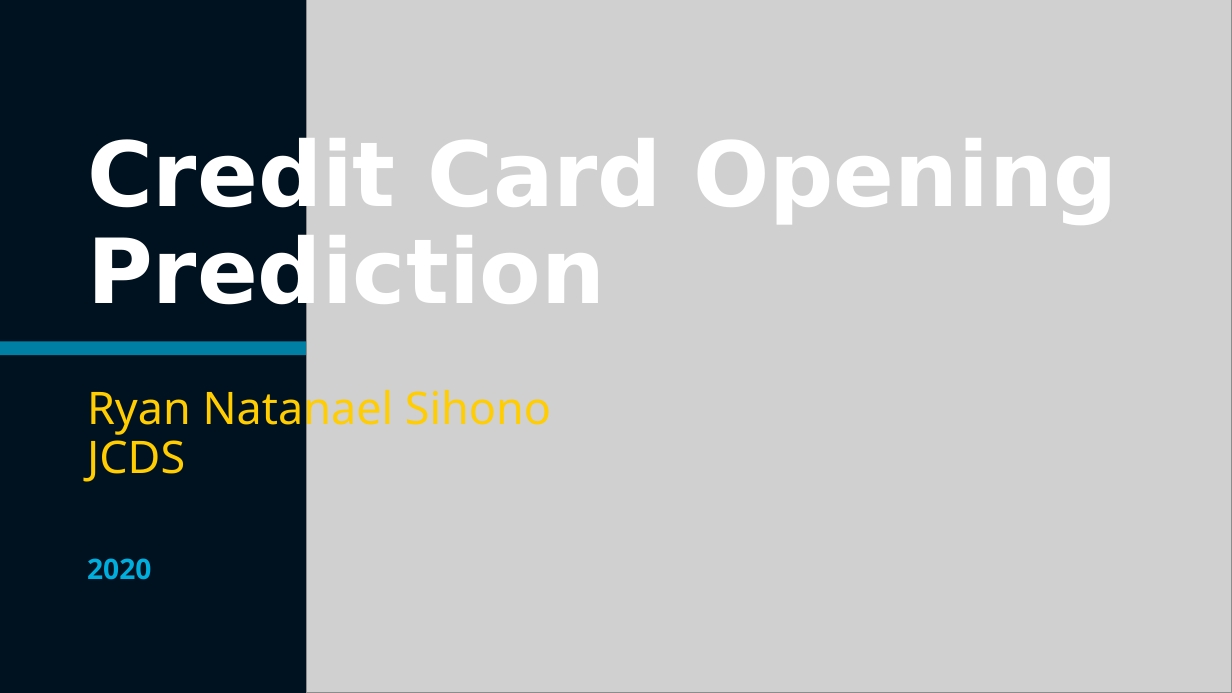
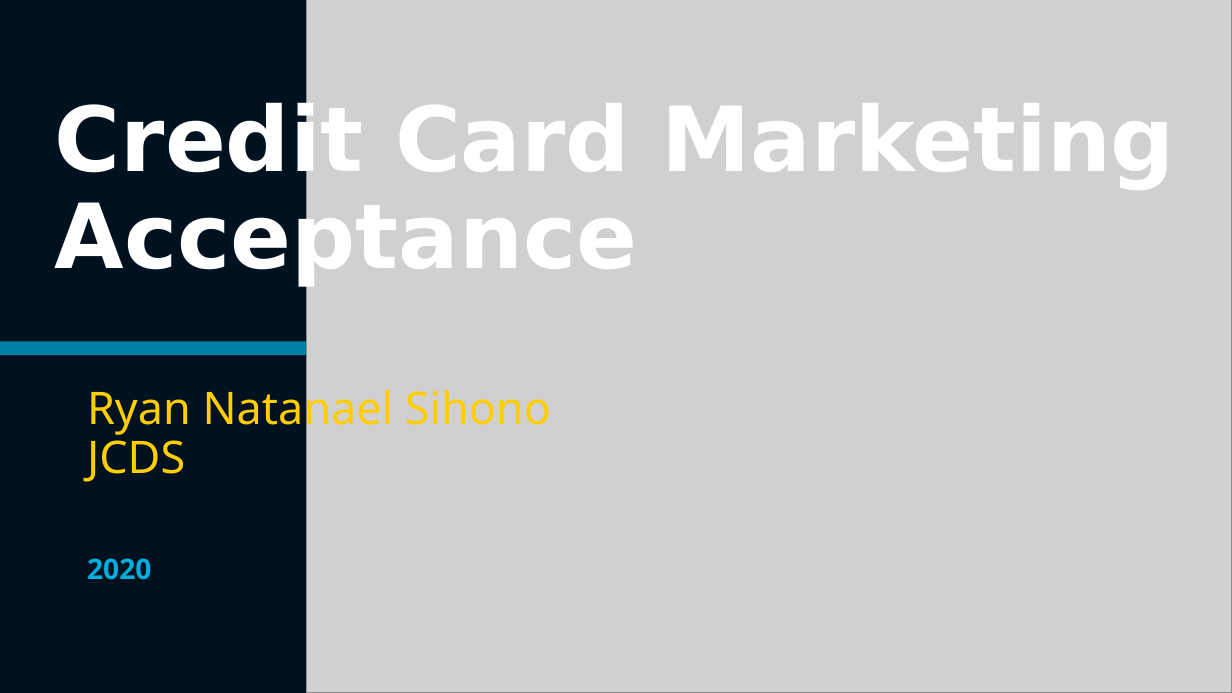
Before and after one commit to x-conx/Purwadhika_Projct_Finale, a slide deck: slide 1 of Credit Card Opening Prediction.pptx. Drawn at 1232x693 pixels with LibreOffice and Linux fonts; fonts in the diff are those of the drawing; grey boxes stand for pictures. Boxes give left, top, right and bottom in pixels: in the first picture for what was removed or moved away, otherwise in the second. Text is boxed around its words. In the diff, an @@ line names an element or a change of style, - is before the commit and + after.

```diff
--- a/Credit Card Opening Prediction.pptx
+++ b/Credit Card Opening Prediction.pptx
@@ title at [55,98,1175,286]: text changed @@
-Credit Card Opening Prediction
+Credit Card Marketing Acceptance
```
